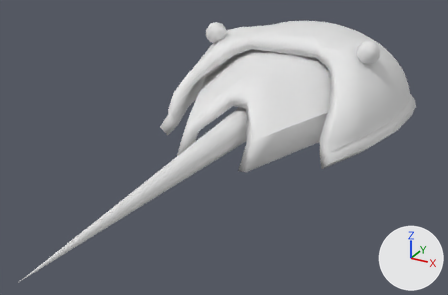
A saved change to the Blender file Assets/Blender/Crab/horseshoe-crab.blend.
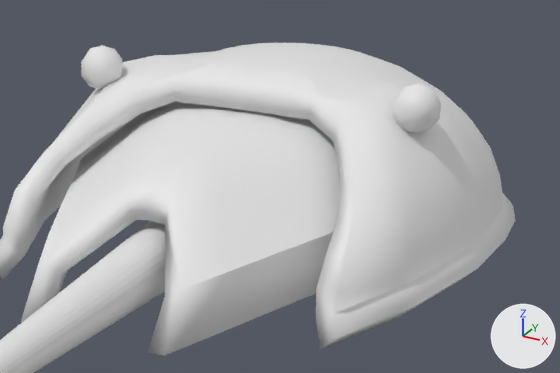
Each version is shown whole from a 50 mm camera at (2.09, -5.62, 1.97) aimed at (-0.06, -1.72, 0.01), then close up on the part from 37% to 98% of the width and 0% to 61% of the height. Arrows for +X, +Y and +Z are at lower right; the lights stay in place. The last two pictures show the newer version.

The older version as bpy lines, for what is in view:
```python
me_plane = bpy.data.meshes.new('Plane')
me_plane.from_pydata(...)  # 73 vertices, 56 faces; spans x -0.744..0.744, y -2.024..-0.564, z 0.015..0.573
me_plane.polygons.foreach_set('use_smooth', [True] * 56)
me_sphere = bpy.data.meshes.new('Sphere')
me_sphere.from_pydata(...)  # 226 vertices, 218 faces; spans x -1.05..1.05, y -1.37..1.05, z 0.0..0.7
me_sphere.polygons.foreach_set('use_smooth', [True] * 218)
me_sphere_002 = bpy.data.meshes.new('Sphere.002')
me_sphere_002.from_pydata(...)  # a UV sphere (8 segments, 5 rings, poles along z) spanning x -1.0..1.0, y -1.0..1.0, z -1.0..1.0; a UV sphere (8 segments, 5 rings, poles along z) spanning x -15.3..-13.4, y -1.0..1.0, z -1.0..1.0
me_sphere_002.polygons.foreach_set('use_smooth', [True] * 80)
ob_horseshoecrabeyes = bpy.data.objects.new('HorseShoeCrabEyes', me_sphere_002)
ob_horseshoecrabeyes.location = (-0.721, -0.661, 0.628)
ob_horseshoecrabeyes.rotation_euler = (0.0, 0.0, 3.142)  # degrees (0, 0, 180)
ob_horseshoecrabeyes.scale = (0.101, 0.101, 0.101)
ob_horseshoecrabshell1 = bpy.data.objects.new('HorseShoeCrabShell1', me_sphere)
ob_horseshoecrabshell1.location = (0.0, -0.201, 0.0)
_m = ob_horseshoecrabshell1.modifiers.new('Solidify', 'SOLIDIFY')
_m.thickness = 0.1
ob_horseshoecrabshell2 = bpy.data.objects.new('HorseShoeCrabShell2', me_plane)
ob_horseshoecrabshell2.location = (0.0, 0.0, 0.0)
_m = ob_horseshoecrabshell2.modifiers.new('Solidify', 'SOLIDIFY')
_m.thickness = 0.1
# also in view: 'HorseShoeCrabShell3' at (0.0, -2.65, 0.15)
```
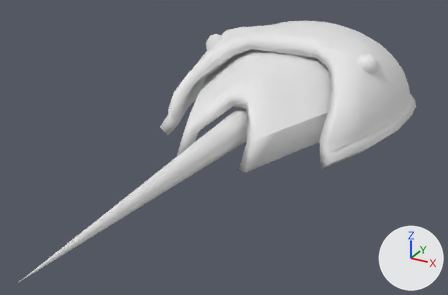
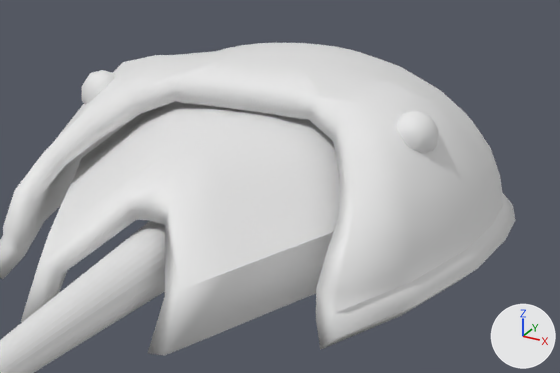
Where the change shows, as pixel boxes [x1, y1, x2, y2] in the close-ups (560 x 373 px):
'HorseShoeCrabEyes', moved
    before: [81, 45, 441, 133]
    after: [82, 70, 439, 153]

What the commit changed:
Object 'HorseShoeCrabEyes' (ob_horseshoecrabeyes) moves from (-0.721, -0.661, 0.628) to (-0.721, -0.661, 0.517).
